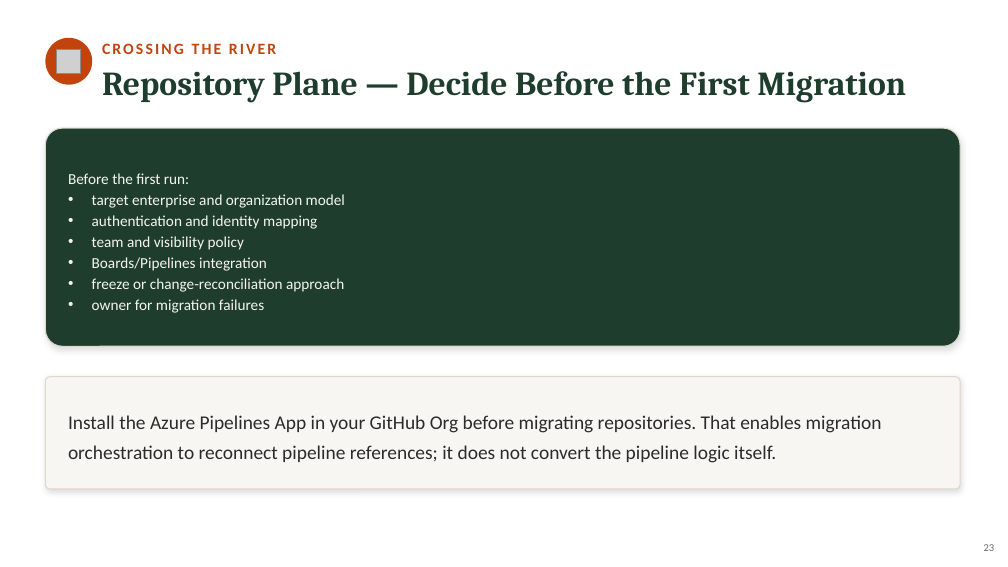
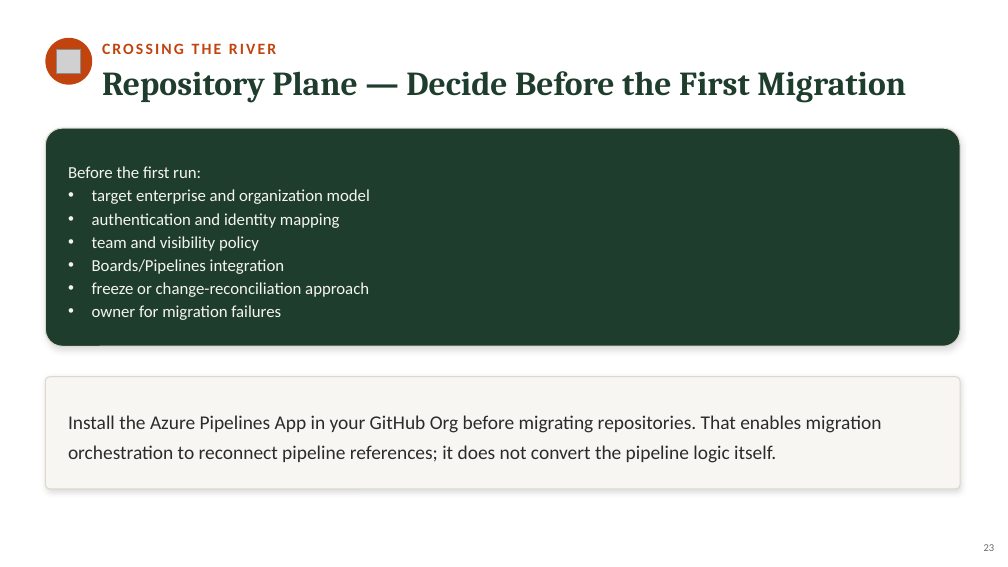
Before and after one commit to neumann1990/Azure_DevOps_To_GitHub, a slide deck: slide 23 of presentation/azure-devops-to-github-the-great-migration-FULL-DECK.pptx. Drawn at 1008x567 pixels with LibreOffice and Linux fonts; fonts in the diff are those of the drawing; grey boxes stand for pictures. Boxes give left, top, right and bottom in pixels: in the first picture for what was removed or moved away, otherwise in the second. Text is boxed around its words. In the diff, an @@ line names an element or a change of style, - is before the commit and + after.

```diff
--- a/presentation/azure-devops-to-github-the-great-migration-FULL-DECK.pptx
+++ b/presentation/azure-devops-to-github-the-great-migration-FULL-DECK.pptx
@@ text "Before the first run:" at (68,166,370,320): size 14.5 to 16 pt @@
```
Also in this commit, not shown: 2 other slides changed.
